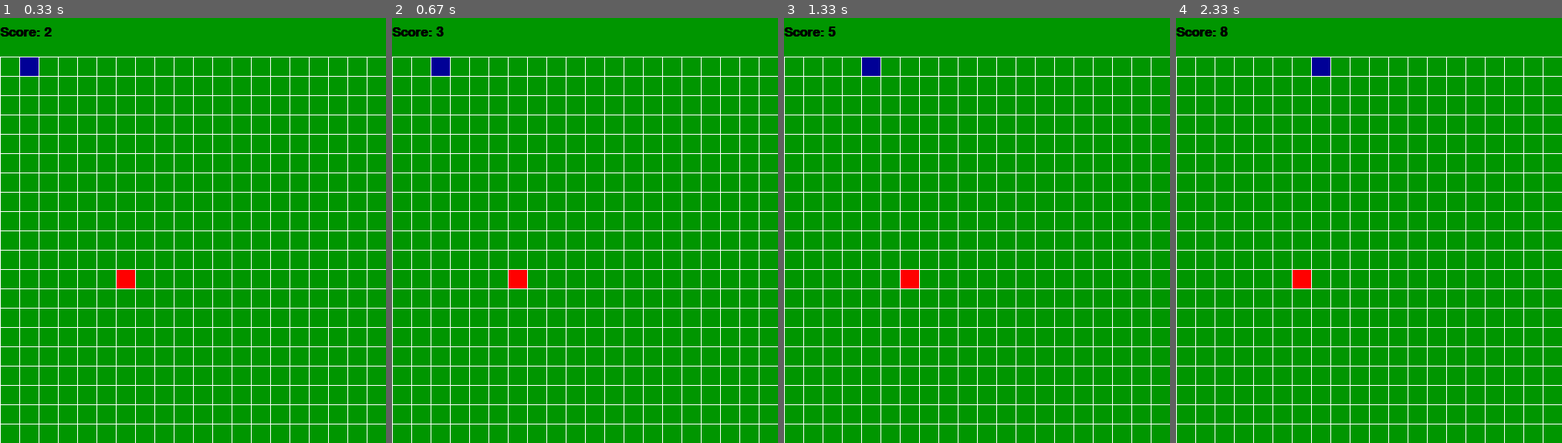
Above: before the commit, frames 1-4 (left to right).
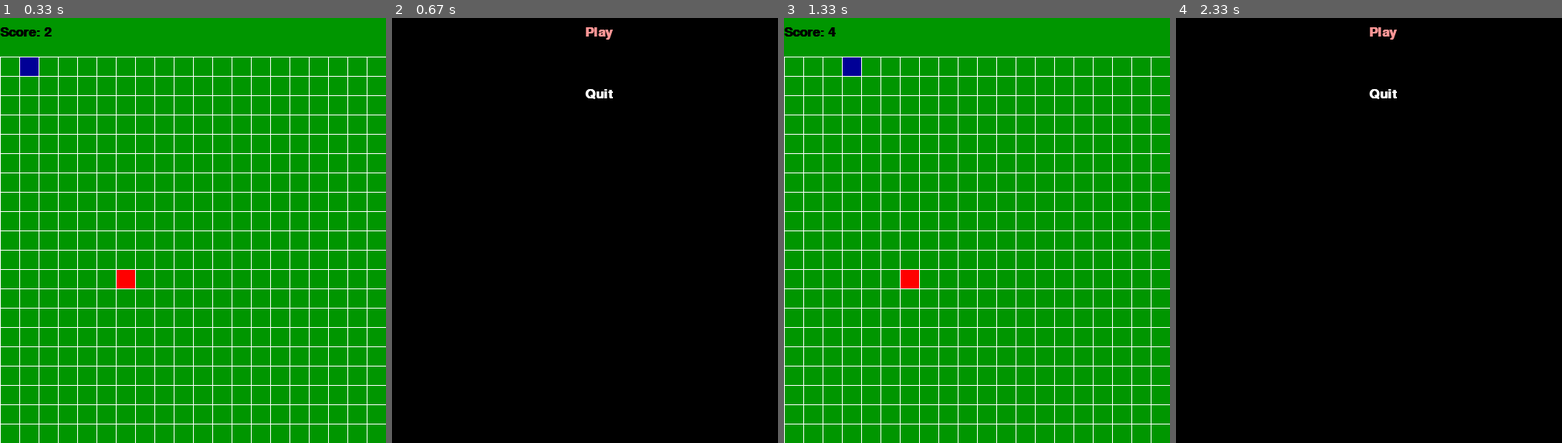
Above: after the commit, the same moments.

Repository: Leonard-Lang/Pygame-Snake
Game: pygame game, started from src/main.py
Two runs of this game, one before a commit and one after it. Both use one fixed random seed, a clock stepped at 60 frames per second and the inputs below.
Inputs:
- Up to frame 1 (0.33 s): no input
- Up to frame 2 (0.67 s): hold Esc from 0.33 s (still down); hold Right from 0.33 s (still down)
- Up to frame 3 (1.33 s): release Esc at 0.8 s; release Right at 0.8 s; tap Space at 0.83 s; hold Esc from 1.17 s (still down); hold Right from 1.17 s (still down)
- Up to frame 4 (2.33 s): release Esc at 1.63 s; release Right at 1.63 s; tap Space at 1.67 s; hold Esc from 2 s (still down); hold Right from 2 s (still down)

Frame 1 is identical in both runs. In frame 2, 100% of the frame differs, in the area x 0-100%, y 0-100%; in frame 3, 0.4%; in frame 4, 100%.

Commit message:
Add main-menu

Diff:
--- a/src/main.py
+++ b/src/main.py
@@ -132,6 +132,40 @@
     pygame.display.update()
 
 
+def mainMenu(win):
+    run = True
+    selectedOption = "Play"
+    selectionColor = (255, 150, 150)
+    playText = font.render('Play', 1, selectionColor)
+    quitText = font.render('Quit', 1, (255, 255, 255))
+    while run:
+
+        keys = pygame.key.get_pressed()
+
+        if keys[pygame.K_UP]:
+            selectedOption = "Play"
+            playText = font.render('Play', 1, selectionColor)
+            quitText = font.render('Quit', 1, (255, 255, 255))
+        if keys[pygame.K_DOWN]:
+            selectedOption = "Quit"
+            quitText = font.render('Quit', 1, selectionColor)
+            playText = font.render('Play', 1, (255, 255, 255))
+        if keys[pygame.K_SPACE]:
+            if selectedOption == "Quit":
+                return False
+            else:
+                return True
+
+        win.fill((0, 0, 0))
+        win.blit(playText, (round(windowSizeX / 2), 10))
+        win.blit(quitText, (round(windowSizeX / 2), 90))
+        pygame.display.update()
+
+        for event in pygame.event.get():
+            if event.type == pygame.QUIT:
+                run = False
+
+
 snake = Snake(xstartPoint, ystartPoint)
 apple = Apple()
 appleExists = False
@@ -161,6 +195,10 @@
         if event.type == pygame.QUIT:
             run = False
 
+    if keys[pygame.K_ESCAPE]:
+        if not mainMenu(win):
+            run = False
+
     if run:
         snake.score += 1
         update(win, snake)
